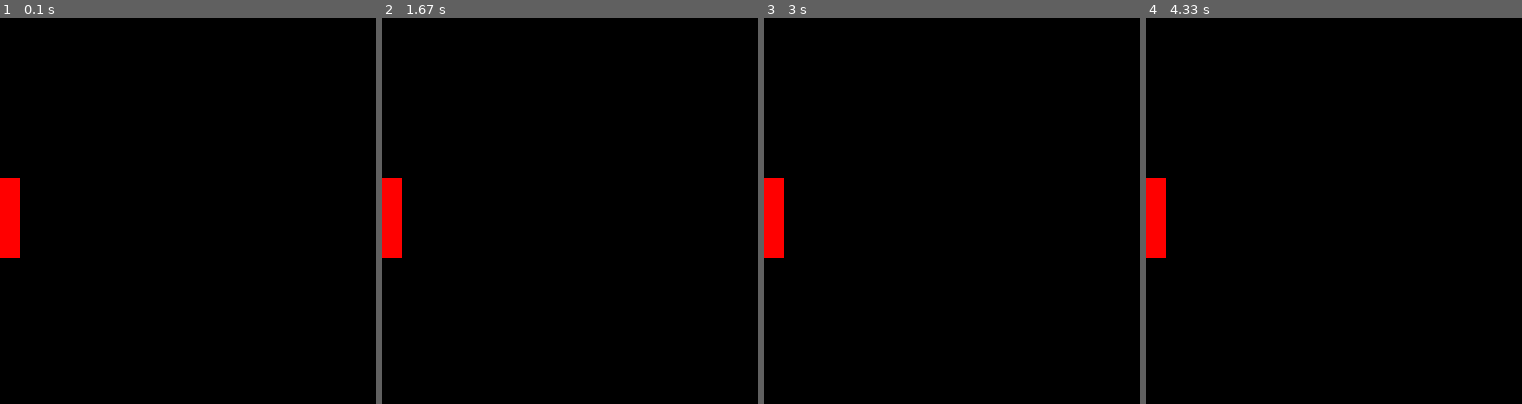
Above: before the commit, frames 1-4 (left to right).
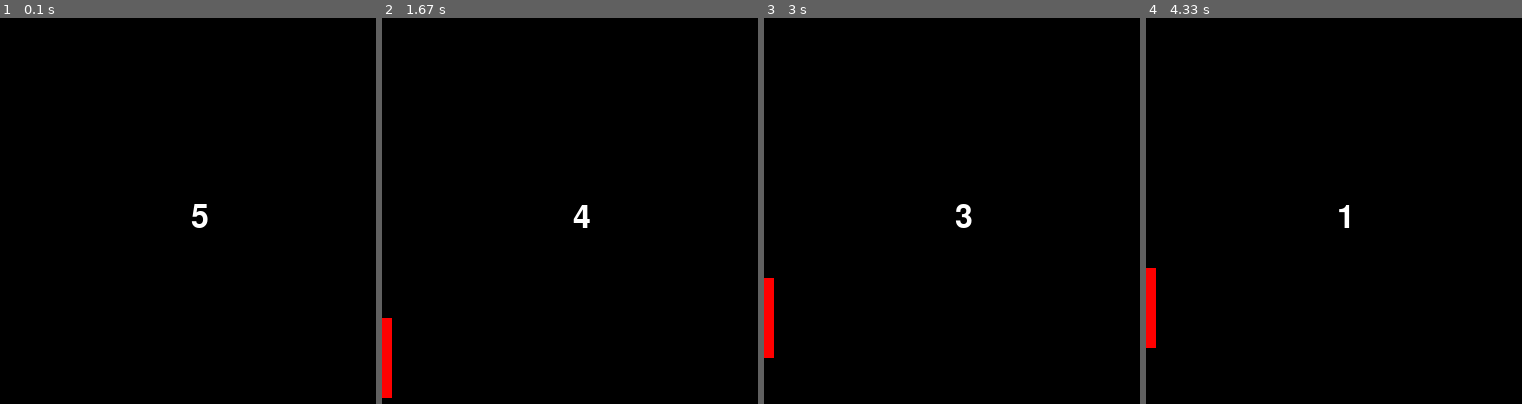
Above: after the commit, the same moments.

Repository: ediw8311xht/PygamePong
Game: pygame game, started from GAME.py
Two runs of this game, one before a commit and one after it. Both use one fixed random seed, a clock stepped at 60 frames per second and the inputs below.
Inputs (mouse positions are in pixels of both pictures, inside the frame that each line leads up to):
- Up to frame 1 (0.1 s): no input
- Up to frame 2 (1.67 s): click (581, 218) at 0.38 s; click (622, 307) at 0.72 s; click (727, 357) at 1.05 s; click (487, 137) at 1.38 s
- Up to frame 3 (3 s): click (963, 268) at 1.72 s; click (906, 133) at 2.05 s; click (1102, 322) at 2.38 s; click (835, 257) at 2.72 s
- Up to frame 4 (4.33 s): click (1228, 141) at 3.05 s; click (1251, 288) at 3.38 s; click (1488, 311) at 3.72 s; click (1224, 365) at 4.05 s

The runs differ from the first frame. In frame 1, 1.3% of the frame differs, in the area x 0-56%, y 41-63%; in frame 2, 1.8%; in frame 3, 1.8%, in the area x 0-56%, y 41-89%; in frame 4, 1.7%.

Commit message:
Added shit

Diff:
--- a/GAME.py
+++ b/GAME.py
@@ -1,8 +1,7 @@
+import random
+from threading import Timer
 import pygame
 from pygame.locals import *
-
-
-
 
 class Screen(object):
     def __init__(self, width, height, pixel_size, caption=""):
@@ -12,12 +11,21 @@
         self.DSURF = pygame.display.set_mode((width * pixel_size, height * pixel_size))
         self.board = [[(0, 0, 0)] * width for x in range(0, height)]
         pygame.display.set_caption(caption)
+
+    def draw_text_center(self, text, color, background_color, font_size=32, font_family="freesansbold.ttf"):
+        font_obj = pygame.font.Font(font_family, 32)
+        text_surface_obj = font_obj.render(text, True, color, background_color)
+        text_surf_rect = text_surface_obj.get_rect()
+        text_surf_rect.center = (int(self.width / 2) * self.pixel_size, int(self.height / 2) * self.pixel_size)
+        self.DSURF.blit(text_surface_obj, text_surf_rect)
+
     def draw_pixel(self, x, y, rgb_color):
         if x < 0 or y < 0 or x >= self.width or y >= self.height:
             return False
         self.board[x][y] = rgb_color
         pygame.draw.rect(self.DSURF, rgb_color, (x * self.pixel_size, y * self.pixel_size, self.pixel_size, self.pixel_size))
         return True
+
     def draw_n_pixels(self, pixels, rgb_colors):
         length = len(pixels)
         drawn_pixels = 0 #number of pixels drawn successfully
@@ -30,8 +38,10 @@
 
     paddle_colors = [(255, 0, 0), (0, 255, 0)]
     board_color = (0, 0, 0)
+    directions = [[1, 1], [-1, 1], [1, -1], [-1, -1]]
+    ball_color = (0, 0, 255)
 
-    def __init__(self, width, height, pixel_size=20):
+    def __init__(self, width, height, pixel_size=10):
         #DEFAULT SETTERS
         self.width = width
         self.height = height
@@ -41,13 +51,42 @@
         #PADDLE SETTING MAGIC
         self.paddle_size = max(1, int(height * 0.2))
         temp_var1 = int((height - self.paddle_size) / 2)
-        self.paddle_positions = [(0, temp_var1), (width - 1, temp_var1)]
+        self.paddle_positions = [[0, temp_var1], [width - 1, temp_var1]]
 
-    def move_paddle(self, paddle_n, up_down):
+        #BALL/WALL SETTINGS
+        self.ball_pos = [int(self.width / 2), int(self.height / 2)]
+        self.ball_dir = random.choice(self.directions)
+        self.wall_left = False
+        self.wall_right = True
+
+    def start(self, event_num, ball_speed=40):
+        WAIT = 5
+        self.play_countdown(WAIT)
+        t = Timer(WAIT + 1, self.start_ball_move, [event_num, ball_speed])
+        t.start()
+
+    def play_countdown(self, n_counts, font_size=32, font_family="freesansbold.ttf"):
+        if n_counts > 0:
+            self.screen_object.draw_text_center(str(n_counts), (255, 255, 255), (0, 0, 0))
+            t = Timer(1, self.play_countdown, [n_counts - 1])
+            t.start()
+        else:
+            self.screen_object.draw_text_center("a", (0, 0, 0), (0, 0, 0))
+            return True
+
+    def move_paddle_key(self, paddle_n, up_down):
+        self.draw_paddle(paddle_n, "erase")
         if up_down == "UP":
-            self.paddle_positions[paddle_n][1] = min(0, paddle_positions[paddle_n][1] - 1)
+            self.paddle_positions[paddle_n][1] = max(0, self.paddle_positions[paddle_n][1] - 1)
         else:
-            self.paddle_positoins[paddle_n][1] = max(self.height - 1, paddle_positions[paddle_n][1] + 1)
+            self.paddle_positions[paddle_n][1] = min(self.height - self.paddle_size, self.paddle_positions[paddle_n][1] + 1)
+        self.draw_paddle(paddle_n)
+
+    def move_paddle(self, paddle_n, mouse_pos):
+        self.draw_paddle(paddle_n, "erase")
+        self.paddle_positions[paddle_n][1] = int(mouse_pos[1] / self.pixel_size) - int(self.paddle_size / 2)
+        self.draw_paddle(paddle_n)
+
     def draw_paddle(self, paddle_n, rgb_color="default"):
         if rgb_color == "default":
             rgb_color = self.paddle_colors[paddle_n]
@@ -58,14 +97,55 @@
         t_colors = [rgb_color] * self.paddle_size
         self.screen_object.draw_n_pixels(t_pixels, t_colors)
 
+    def draw_ball(self, rgb_color="default"):
+        if rgb_color == "default":
+            rgb_color = self.ball_color
+        elif rgb_color == "erase":
+            rgb_color = self.board_color
+        self.screen_object.draw_pixel(self.ball_pos[0], self.ball_pos[1], rgb_color)
+
+    #Speed: slower is faster.
+    def start_ball_move(self, event_num, speed):
+        pygame.time.set_timer(event_num, speed)
+
+
+    def update_ball_pos(self):
+        self.draw_ball("erase")
+        self.ball_pos = [self.ball_pos[0] + self.ball_dir[0], self.ball_pos[1] + self.ball_dir[1]]
+        if self.ball_pos[1] == 0 or self.ball_pos[1] == (self.height - 1):
+            self.ball_dir[1] *= -1
+        if (self.ball_pos[0] == 0 and self.ball_dir[0] == -1) or (self.ball_pos[0] == (self.width - 1) and self.ball_dir[0] == 1):
+            if (self.ball_pos[0] == 0 and self.wall_left) or (self.ball_pos[0] == (self.width - 1) and self.wall_right):
+                self.ball_dir[0] *= -1
+            else:
+                pp = self.paddle_positions[0] if self.ball_pos[0] == 0 else self.paddle_positions[1]
+                if self.ball_pos[1] > pp[1] and self.ball_pos[1] <= (pp[1] + self.paddle_size):
+                    self.ball_dir[0] *= -1
+        self.draw_ball()
 
 if __name__ == "__main__":
+
+    event_num = pygame.USEREVENT + 1
+
     pygame.init()
-    GAME = Game(20, 20)
-    GAME.draw_paddle(0)
+    GAME = Game(40, 40)
+
+    GAME.start(event_num)
+
+    mouse_pos = pygame.mouse.get_pos()
     while True:
         for event in pygame.event.get():
+            if event.type == event_num:
+                GAME.update_ball_pos()
+            if mouse_pos != pygame.mouse.get_pos():
+                GAME.move_paddle(0, mouse_pos)
+                mouse_pos = pygame.mouse.get_pos()
             if event.type == QUIT:
                 pygame.quit()
                 sys.exit()
+            # elif event.type == pygame.KEYUP:
+            #     if event.key == pygame.K_k:
+            #         GAME.move_paddle_key(0, "UP")
+            #     elif event.key == pygame.K_j:
+            #         GAME.move_paddle_key(0, "DOWN")
         pygame.display.update()
